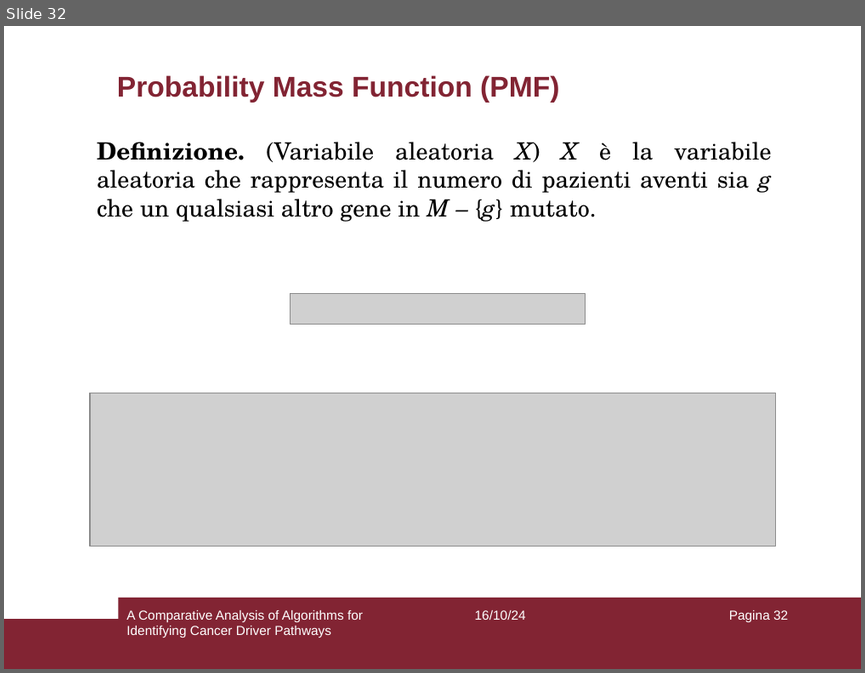
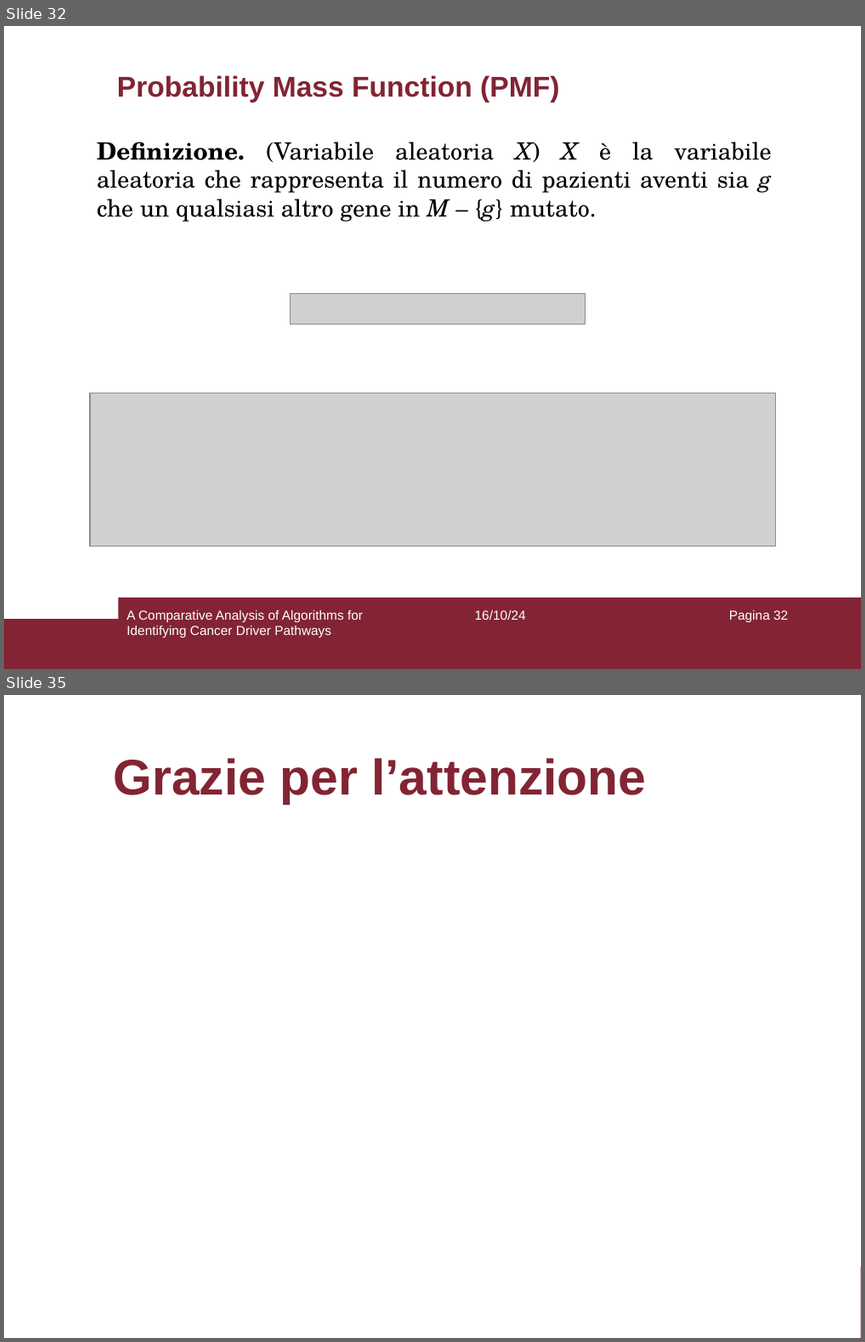
Before and after one commit to aflaag/bsc-thesis, a slide deck: presentation/slides.odp. Shown one above the other, each under a label of ours: slide 32 before the commit, slides 32 and 35 after it; the slides between them are not shown. The pictures are 865x673 and 865x1342 pixels, drawn with LibreOffice and Linux fonts; fonts in the diff are those of the drawing; grey boxes stand for pictures. Boxes give left, top, right and bottom in pixels: in the first picture for what was removed or moved away, otherwise in the second. Text is boxed around its words. In the diff, an @@ line names an element or a change of style, - is before the commit and + after.

```diff
--- a/presentation/slides.odp
+++ b/presentation/slides.odp
@@ slide 35 added at [4,695,861,1338], background #FFFFFF; not listed: 2 template elements that a slide beside it also shows @@
@@ title added at [114,758,646,804], 42 pt, text #822433, bold @@
+Grazie per l’attenzione
@@ rectangle added at [4,1114,861,1338], fill #FFFFFF @@
```
Also in this commit, not shown: 1 slide changed, 1 other slide added, 7 other files.
